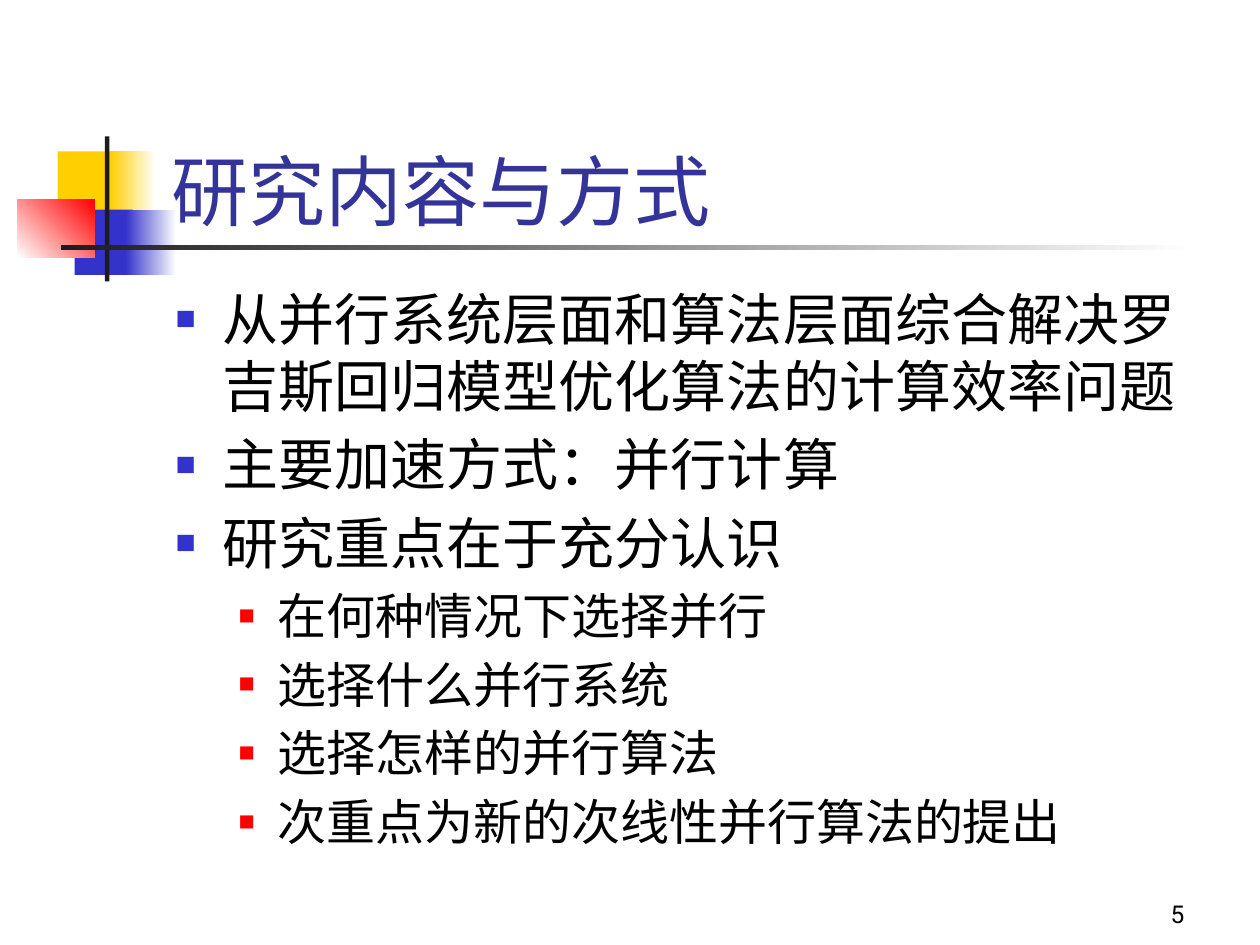
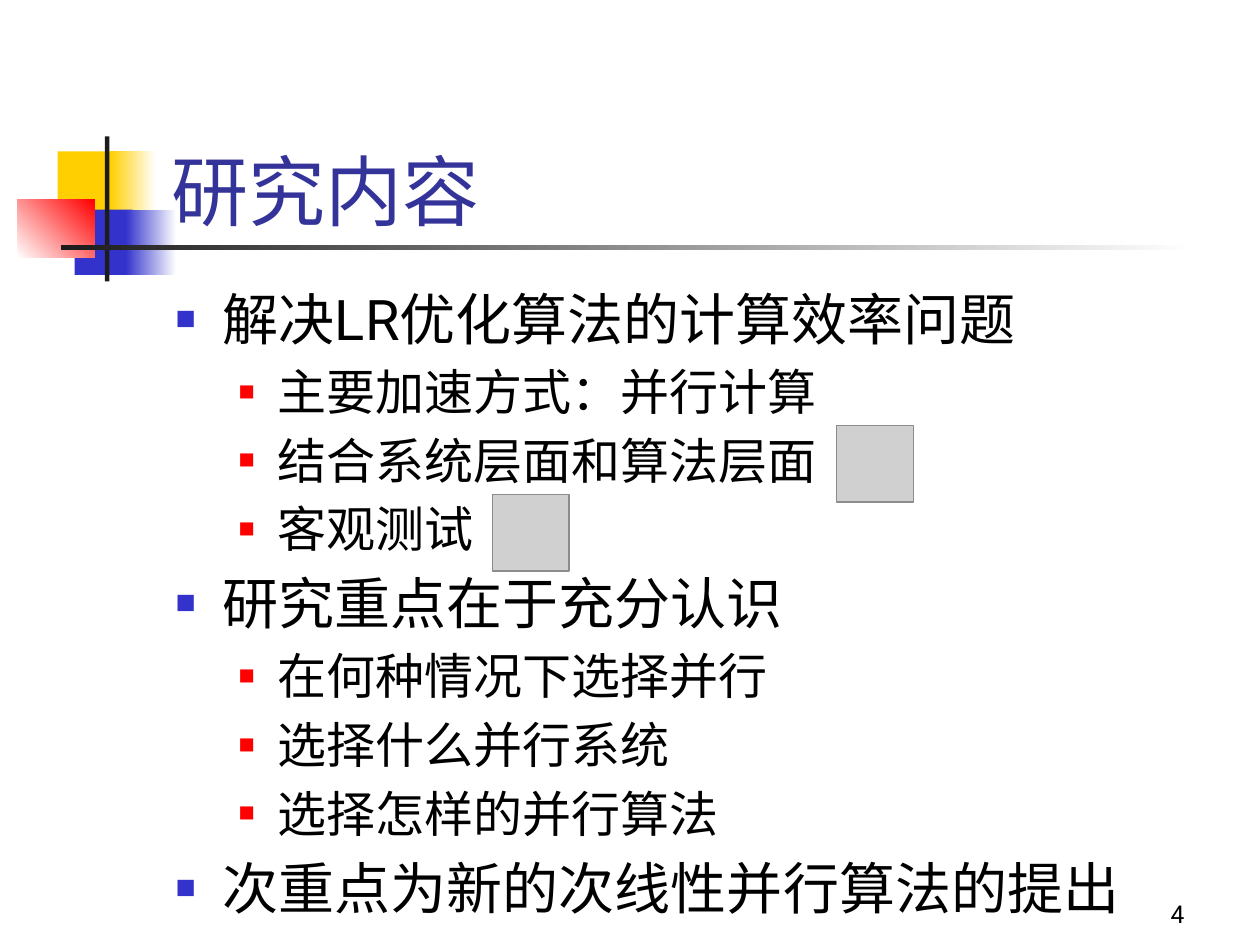
Before and after one commit to penghaoruo/grad-draft, a slide deck: slide 4 of ppt/答辩报告-彭昊若.pptx (slide 5 before the commit). Drawn at 1260x945 pixels with LibreOffice and Linux fonts; fonts in the diff are those of the drawing; grey boxes stand for pictures. Boxes give left, top, right and bottom in pixels: in the first picture for what was removed or moved away, otherwise in the second. Text is boxed around its words. In the diff, an @@ line names an element or a change of style, - is before the commit and + after.

```diff
--- a/ppt/答辩报告-彭昊若.pptx
+++ b/ppt/答辩报告-彭昊若.pptx
@@ title at box(171, 155, 479, 227): text changed @@
-研究内容与方式
+研究内容
@@ text at box(223, 292, 1016, 345): text changed @@
-■ 从并行系统层面和算法层面综合解决罗吉斯回归模型优化算法的计算效率问题
+■ 解决LR优化算法的计算效率问题
@@ text at box(223, 368, 1119, 914): size 32 to 28 pt in "主要加速方式：并行计算"; size 28 to 32 pt in "次重点为新的次线性并行算法的提出"; list level 1 to 2 in "主要加速方式：并行计算"; bullet colour #3333CC to #FF0000; list level 2 to 1 in "次重点为新的次线性并行算法的提出"; bullet colour #FF0000 to #3333CC @@
@@ text at box(278, 437, 816, 551): paragraphs added @@
+  ■ 结合系统层面和算法层面
+  ■ 客观测试
@@ picture added at box(837, 426, 914, 503) @@
@@ picture added at box(493, 494, 570, 571) @@
@@ page number at box(1171, 905, 1185, 923): text changed @@
-5
+4
```
Also in this commit, not shown: 9 other slides changed, 1 slide added, 1 slide removed, 6 other files.
